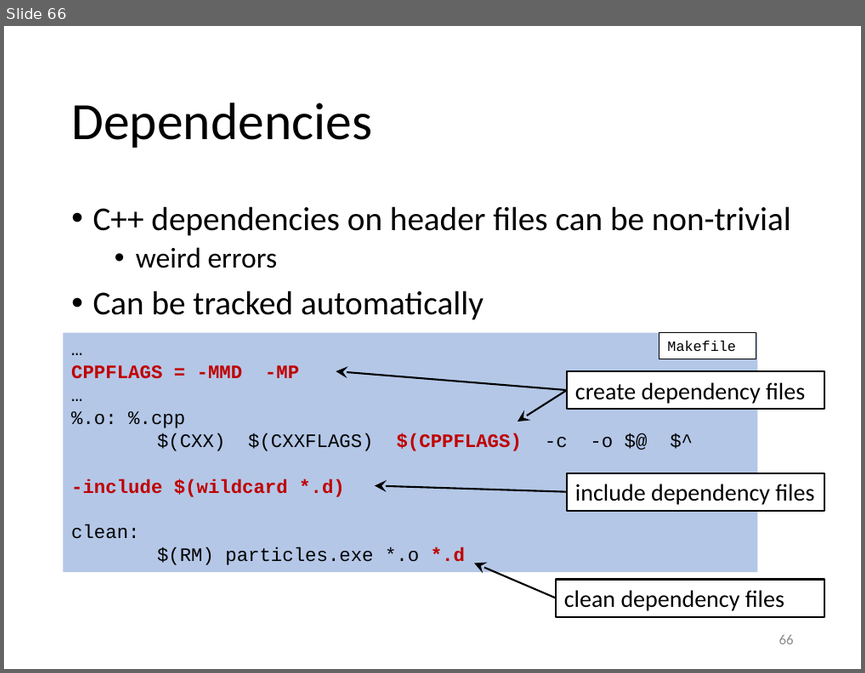
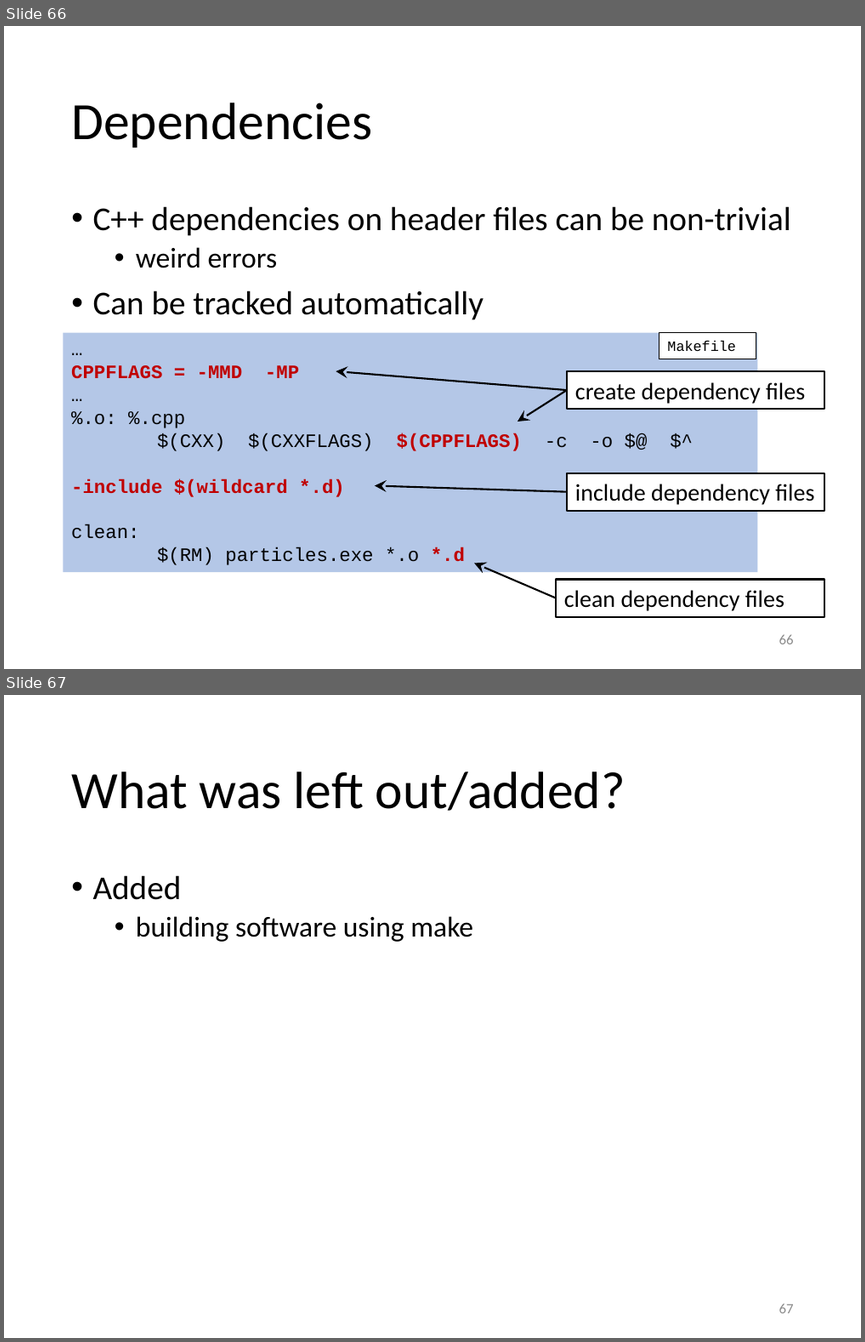
Before and after one commit to gjbex/training-material, a slide deck: CPlusPlus/scientific_cpp.pptx. Shown one above the other, each under a label of ours: slide 66 before the commit, slides 66 and 67 after it. The pictures are 865x673 and 865x1342 pixels, drawn with LibreOffice and Linux fonts; fonts in the diff are those of the drawing. Boxes give left, top, right and bottom in pixels: in the first picture for what was removed or moved away, otherwise in the second. Text is boxed around its words. In the diff, an @@ line names an element or a change of style, - is before the commit and + after.

Commit message:
Fix left out/add slides

```diff
--- a/CPlusPlus/scientific_cpp.pptx
+++ b/CPlusPlus/scientific_cpp.pptx
@@ slide 67 added at (x1=4, y1=695, x2=861, y2=1338), background #FFFFFF @@
@@ title added at (x1=71, y1=771, x2=625, y2=811), 44 pt, text #000000 @@
+What was left out/added?
@@ text added at (x1=93, y1=875, x2=473, y2=941), 24 pt, text #000000 @@
+• Added
+  • building software using make
@@ page number added at (x1=779, y1=1304, x2=794, y2=1313), 12 pt, text #8C8C8C @@
+67
```
Also in this commit, not shown: 1 slide changed.
